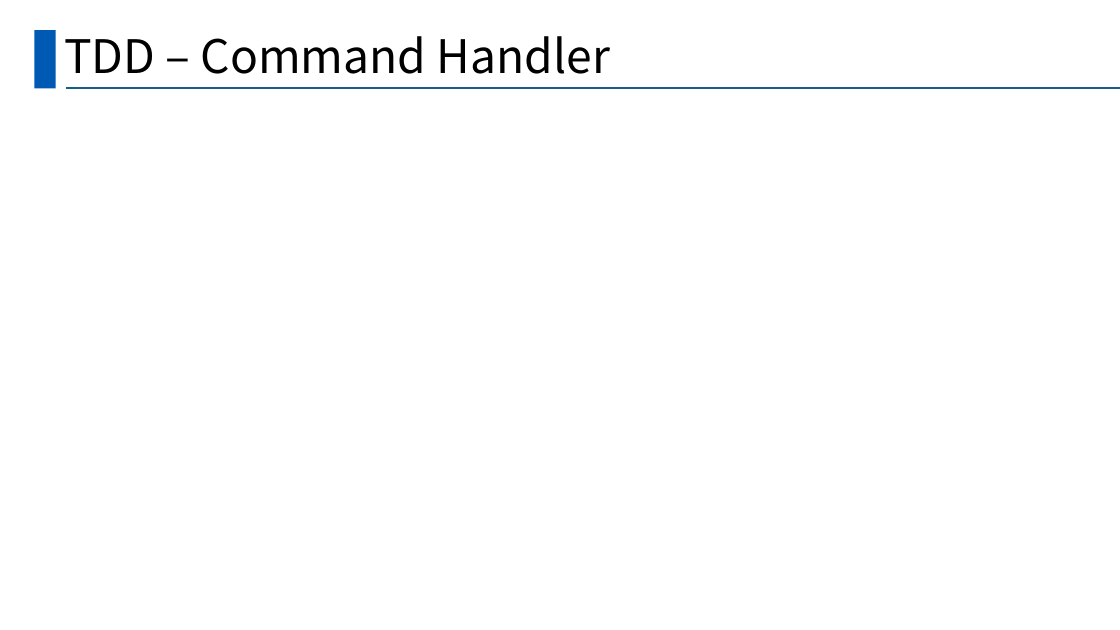
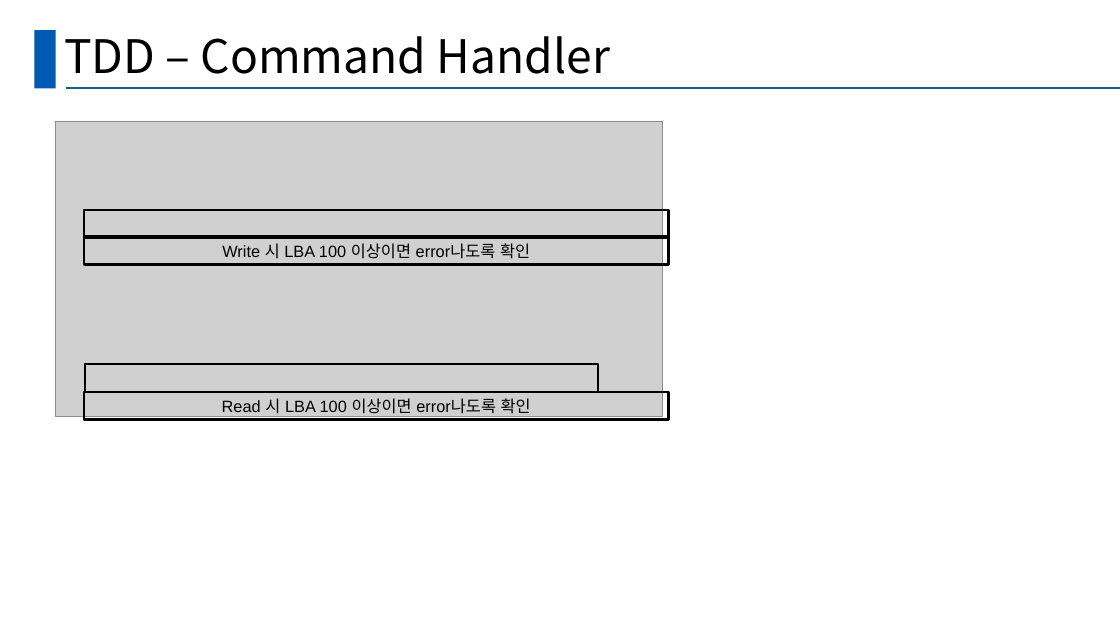
Before and after one commit to mhkim90/ssdproject-1234, a slide deck: slide 5 of 발표양식.pptx. Drawn at 1120x630 pixels with LibreOffice and Linux fonts; fonts in the diff are those of the drawing; grey boxes stand for pictures. Boxes give left, top, right and bottom in pixels: in the first picture for what was removed or moved away, otherwise in the second. Text is boxed around its words. In the diff, an @@ line names an element or a change of style, - is before the commit and + after.

```diff
--- a/발표양식.pptx
+++ b/발표양식.pptx
@@ picture added at [55, 121, 662, 417] @@
@@ rectangle added at [84, 210, 669, 238], outline #000000 2 pt @@
@@ rectangle added at [84, 237, 669, 265], outline #000000 2 pt, 14 pt, text #000000 @@
+Write 시 LBA 100 이상이면 error나도록 확인
@@ rectangle added at [85, 364, 598, 392], outline #000000 2 pt @@
@@ rectangle added at [84, 392, 669, 419], outline #000000 2 pt, 14 pt, text #000000 @@
+Read 시 LBA 100 이상이면 error나도록 확인
```
Also in this commit, not shown: 5 other slides changed, 1 slide added, 1 slide removed.
